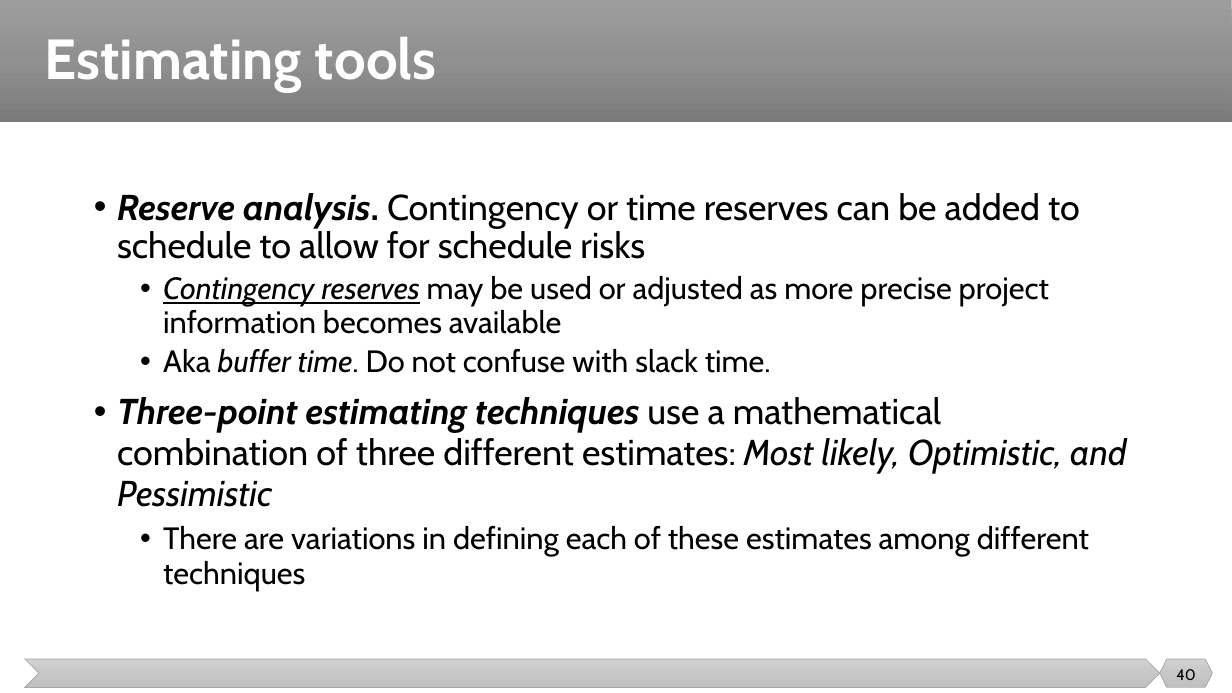
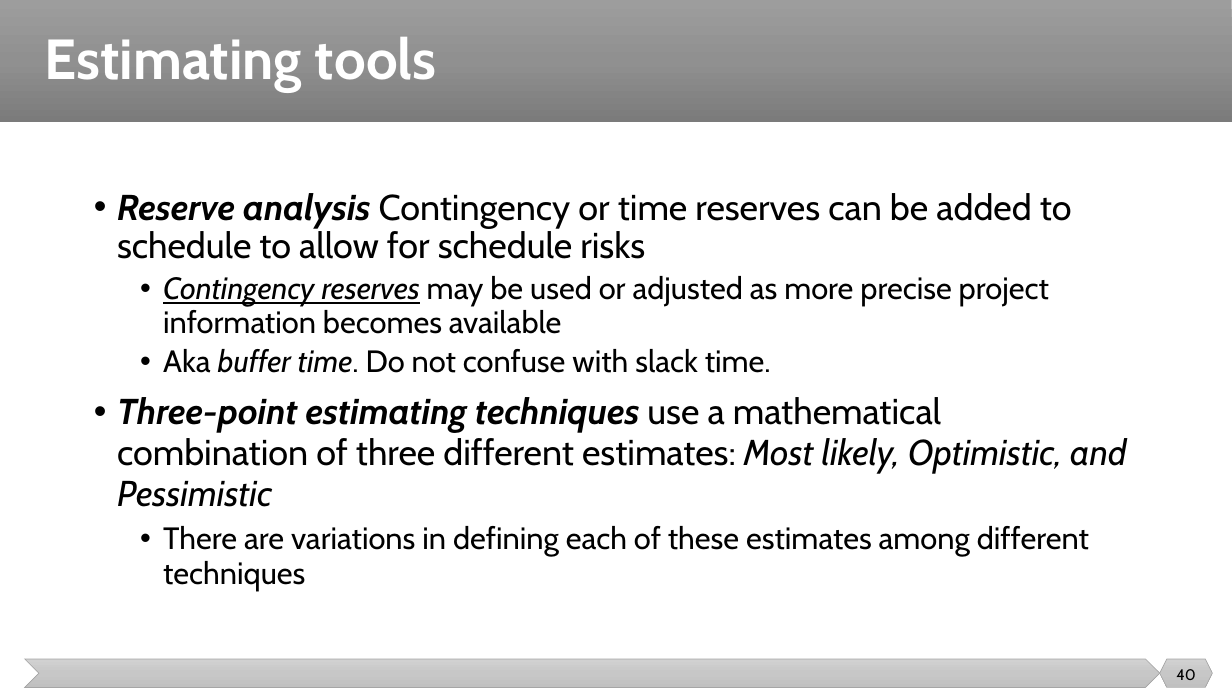
Before and after one commit to malenezi/malenezi, a slide deck: slide 40 of SE423/Lectures/6-Planning/Estimation.pptx. Drawn at 1232x693 pixels with LibreOffice and Linux fonts; fonts in the diff are those of the drawing. Boxes give left, top, right and bottom in pixels: in the first picture for what was removed or moved away, otherwise in the second. Text is boxed around its words. In the diff, an @@ line names an element or a change of style, - is before the commit and + after.

```diff
--- a/SE423/Lectures/6-Planning/Estimation.pptx
+++ b/SE423/Lectures/6-Planning/Estimation.pptx
@@ text at (117,193,1072,259): text changed @@
-• Reserve analysis. Contingency or time reserves can be added to schedule to allow for schedule risks
+• Reserve analysis Contingency or time reserves can be added to schedule to allow for schedule risks
```
Also in this commit, not shown: 5 other slides changed.
